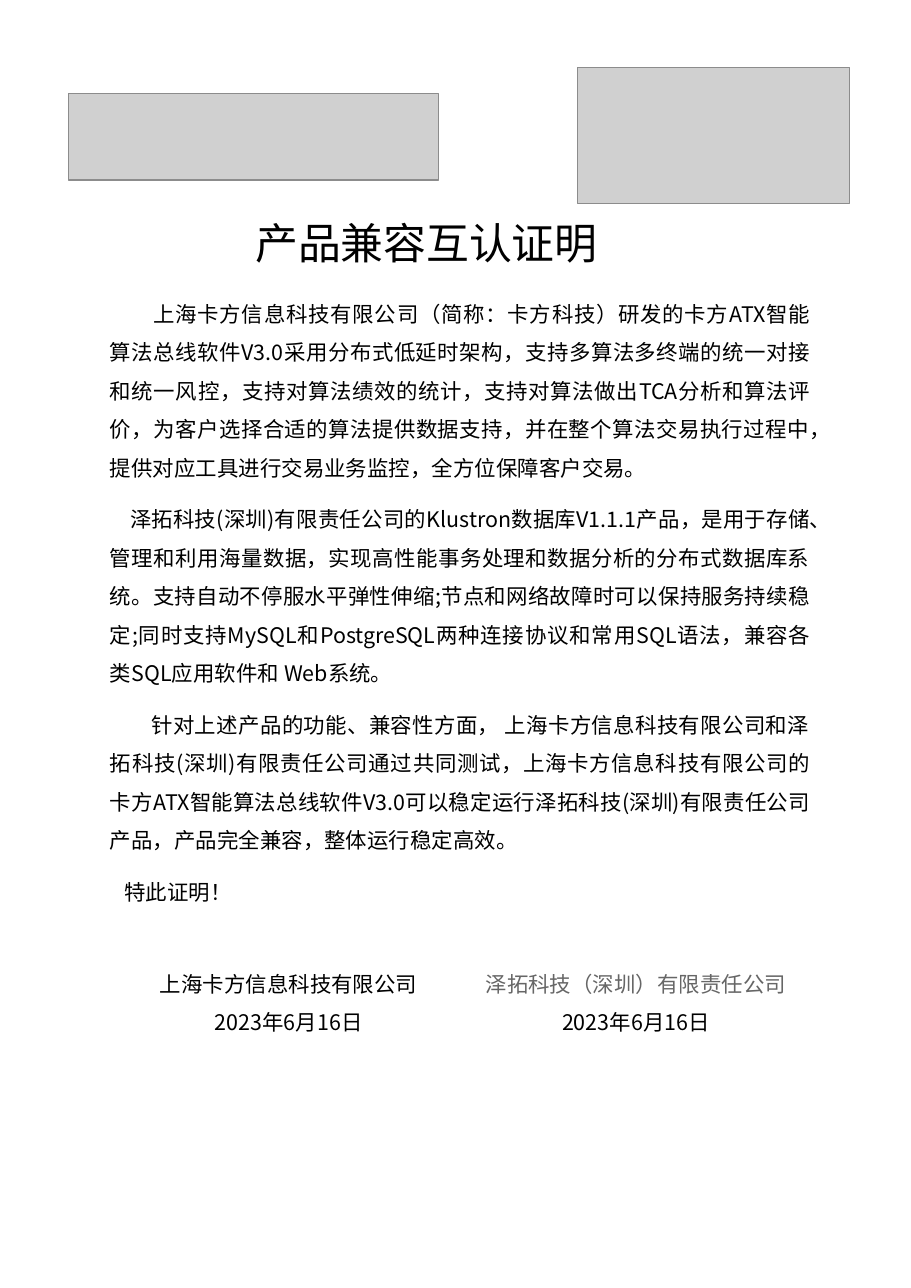
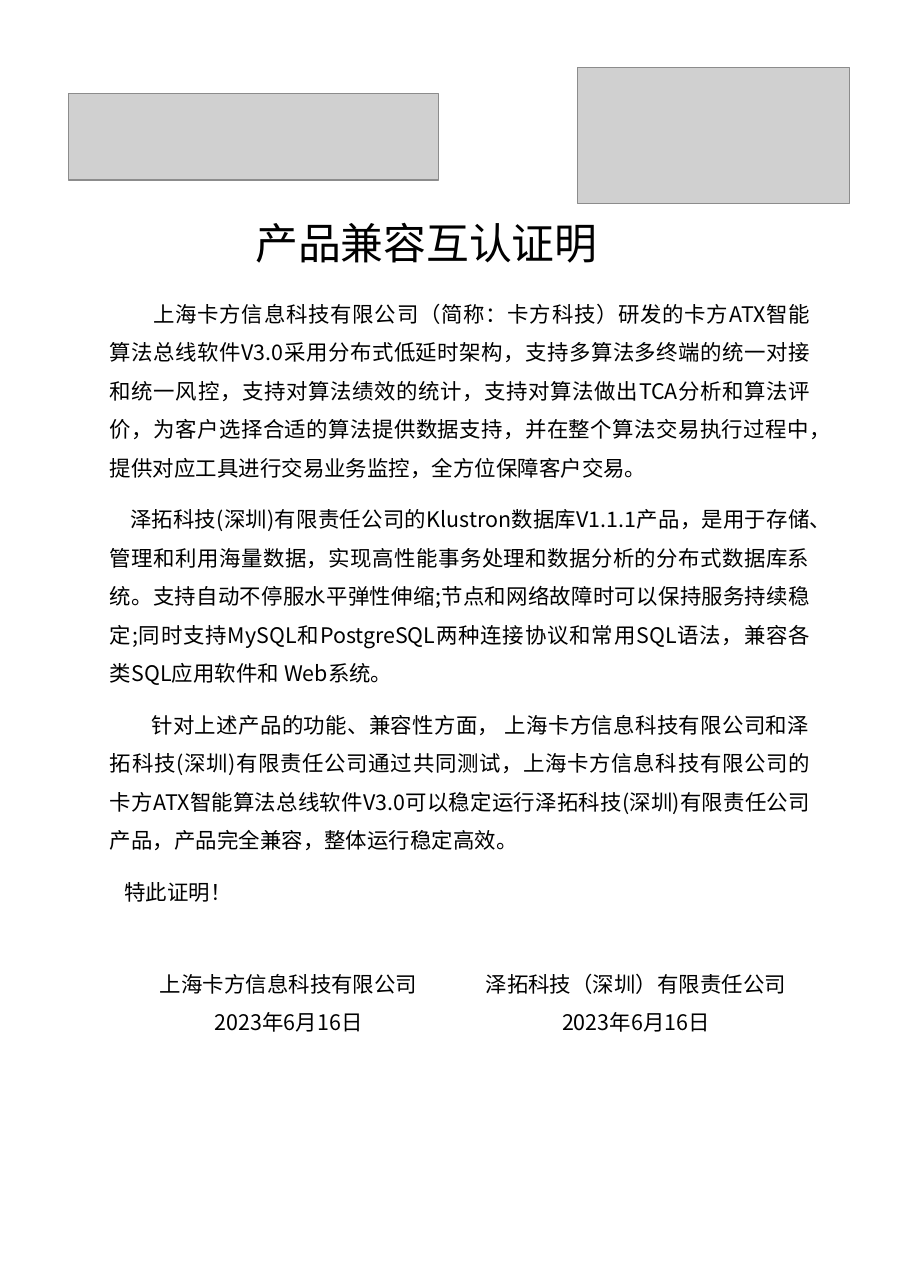
Before and after one commit to ouwenpf/customer, a slide deck: slide 1 of 上海卡方信息科技有限公司/产品兼容互认证明-卡方.pptx. Drawn at 911x1288 pixels with LibreOffice and Linux fonts; fonts in the diff are those of the drawing; grey boxes stand for pictures; background and template pictures are left out. Boxes give left, top, right and bottom in pixels: in the first picture for what was removed or moved away, otherwise in the second. Text is boxed around its words. In the diff, an @@ line names an element or a change of style, - is before the commit and + after.

```diff
--- a/上海卡方信息科技有限公司/产品兼容互认证明-卡方.pptx
+++ b/上海卡方信息科技有限公司/产品兼容互认证明-卡方.pptx
@@ text at box(486, 974, 786, 994): text colour #666666 to #000000 in "泽拓科技（深圳）有限责任公司" @@
```
Also in this commit, not shown: 5 other files.
